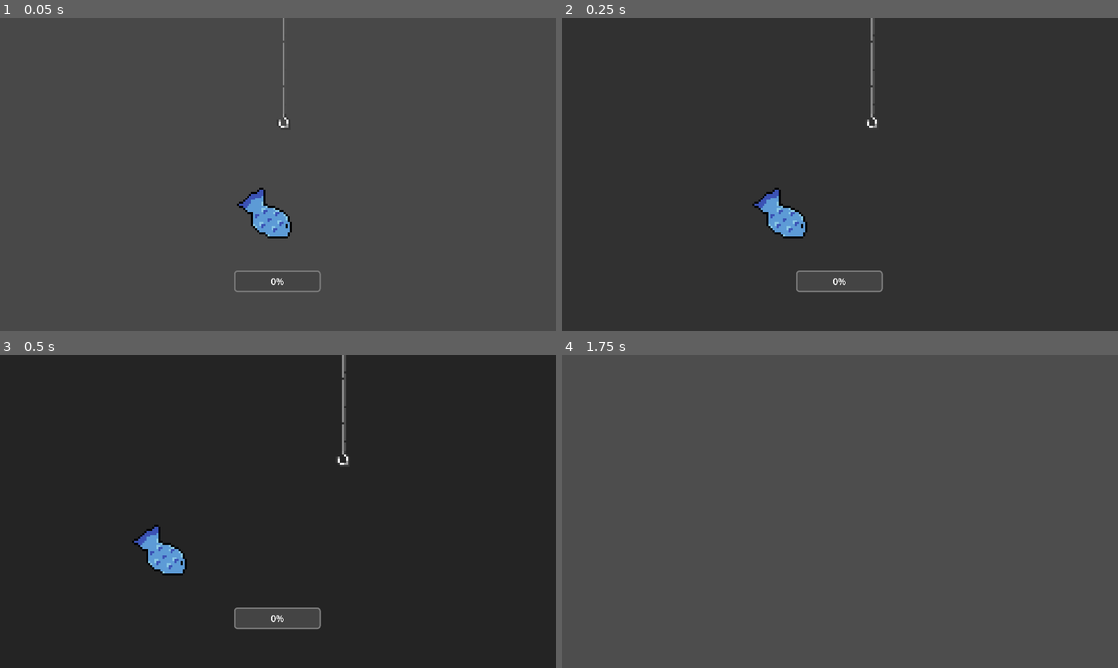
Above: before the commit, frames 1-4 (two rows, left to right).
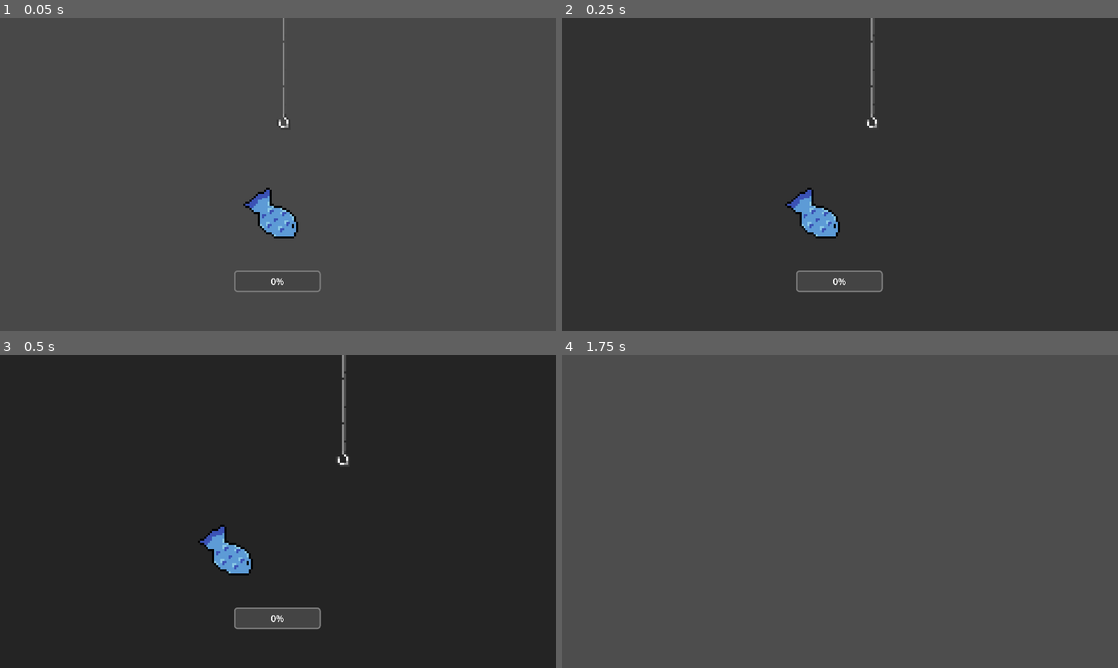
Above: after the commit, the same moments.

Repository: corgiburger/Fishing-Game
Game: Godot game, scene res://scenes/fish_minigame.tscn
Same seed, same stepped clock (60 frames per second), same inputs: the game is played once before the commit and once after it. This scene is started directly instead of the project's main scene.
Inputs (mouse positions are in pixels of both pictures, inside the frame that each line leads up to):
- Up to frame 1 (0.05 s): no input
- Up to frame 2 (0.25 s): no input
- Up to frame 3 (0.5 s): no input
- Up to frame 4 (1.75 s): move the mouse to (962, 495) at 0.52 s; hold D (move_right) from 0.53 s (still down); click (962, 495) at 0.6 s; move the mouse to (728, 527) at 1.27 s; click (728, 527) at 1.35 s

The runs differ from the first frame. In frame 1, 0.7% of the frame differs, in the area x 42-54%, y 54-71%; in frame 2, 1.6%; in frame 3, 1.7%, in the area x 23-46%, y 54-71%; in frame 4, nothing differs.

Commit message:
bugfix v 1,4

Diff:
--- a/scripts/fish_minigame.gd
+++ b/scripts/fish_minigame.gd
@@ -123,7 +123,6 @@
 	while current_fish["name"].to_lower() == "wyatt the wizard" and Global.has_caught_wyatt:
 		current_fish = fish_data[3].values()[randi_range(0, fish_data[3].values().size() - 1)]
 
-	current_fish = fish_data[4].values()[3]
 
 	fish_speed = current_fish["speed"]
 	stubbornness = current_fish["stubbornness"]
Not shown, changed: index.pck
